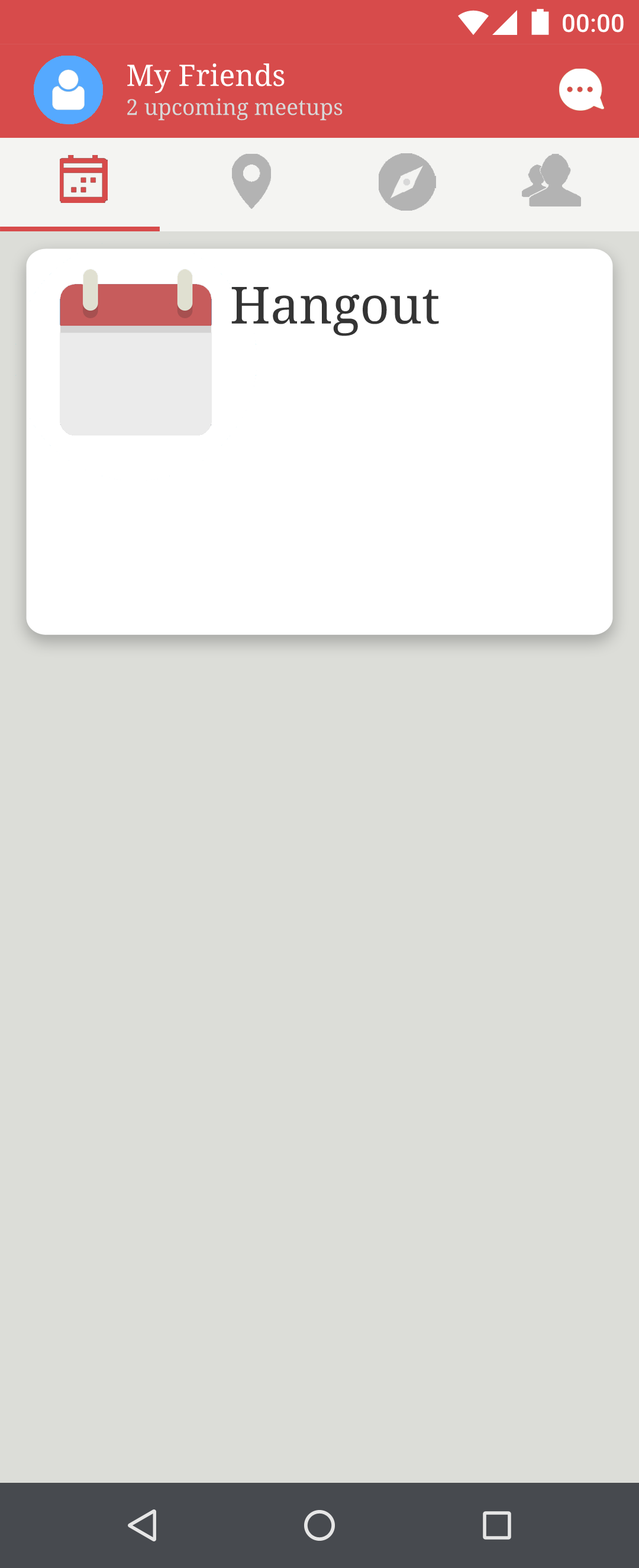
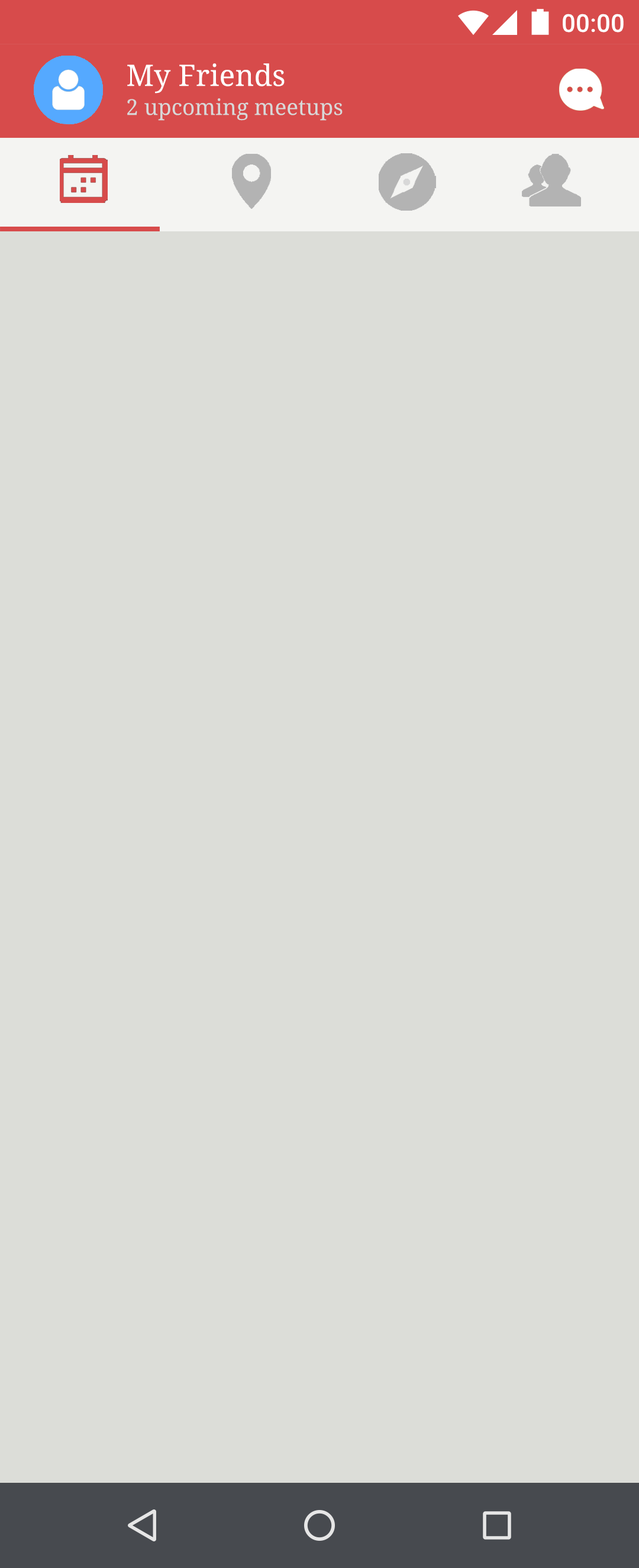
Revision of a layered (639, 1568) image; what changed, layer by layer:
painted on "shape" (1st of 4, in "navigation controls"), masked it over (482, 1511, 512, 1540)
painted on "shape" (2nd of 4, in "navigation controls"), masked it over (304, 1510, 335, 1541)
painted on "shape" (3rd of 4, in "navigation controls"), masked it over (128, 1509, 157, 1542)
masked "shape" (4th of 4, in "navigation controls") over (128, 1509, 512, 1542)
painted on "battery", masked it over (531, 11, 550, 12)
painted on "wifi", masked it over (459, 10, 487, 15)
masked "status bar" (2nd of 2, in "status bar") over (459, 10, 624, 33)
removed layer "1489851949_calendar" from group "item 1" over (14, 239, 257, 482)
removed layer "Hangout" from group "item 1" over (231, 286, 440, 337)
removed layer "card" from group "item 1" over (26, 248, 613, 635)
masked "background" (3rd of 3, in "content") over (13, 10, 627, 1542)
